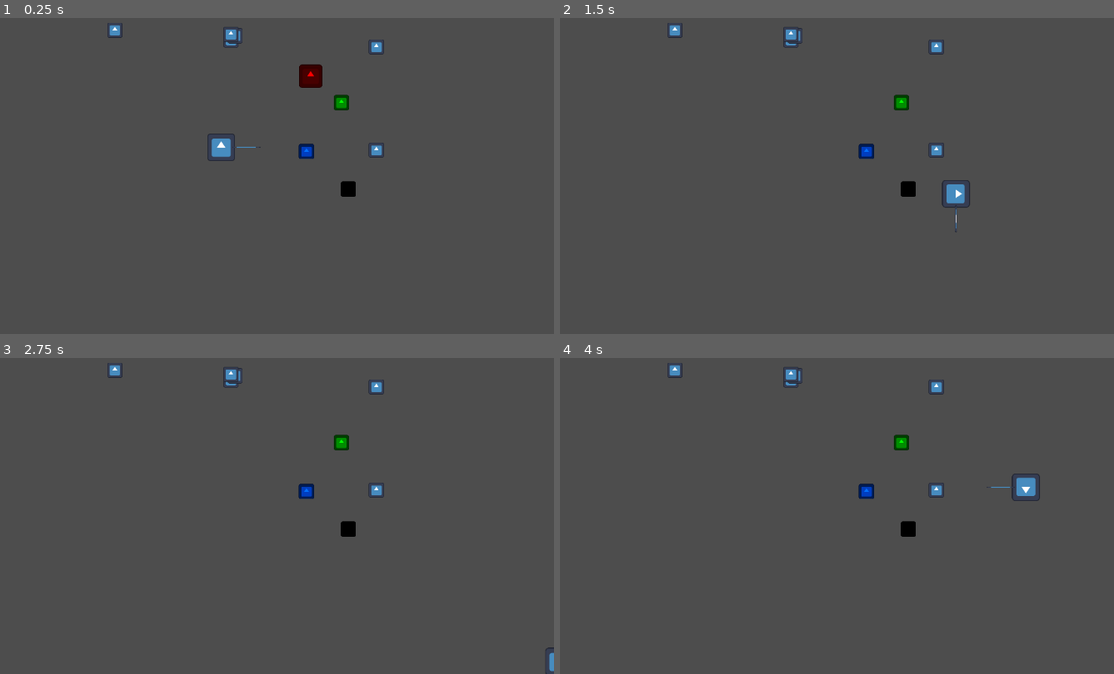
Above: before the commit, frames 1-4 (two rows, left to right).
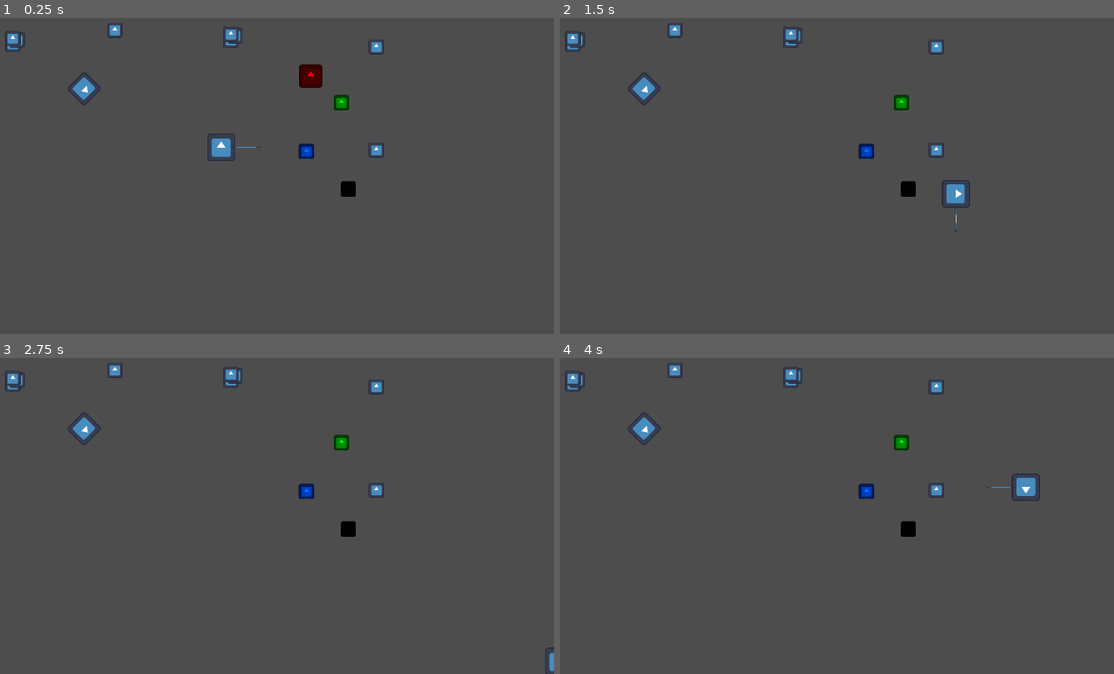
Above: after the commit, the same moments.

Repository: Quackstir/Game-Jam
Game: Godot game, scene res://Levels/MarksTest/PlayerTestScene.tscn
The game is run twice, just before and just after one commit, with the same random seed, the same clock (stepped at 60 frames per second) and the same inputs. This scene is started directly instead of the project's main scene. The engine's default icon, where the game draws it, is replaced by a stand-in: a white triangle on a blue panel in a dark square.
Inputs:
- Up to frame 1 (0.25 s): no input
- Up to frame 2 (1.5 s): hold D (move_right) 0.53-1.28 s; hold E (interact) 0.53-1.28 s; hold S (move_down) from 1.28 s (still down); tap Q (activate_mask) at 1.35 s
- Up to frame 3 (2.75 s): tap E (interact) at 1.55 s; release S (move_down) at 2.03 s; hold D (move_right) from 2.03 s (still down); hold E (interact) from 2.03 s (still down)
- Up to frame 4 (4 s): release D (move_right) at 2.78 s; release E (interact) at 2.78 s; hold W (move_up) 2.78-3.53 s; tap E (interact) at 2.85, 3.8 s; tap Enter at 3.5 s; hold A (move_left) from 3.53 s (still down); hold Q (activate_mask) from 3.53 s (still down)

The runs differ from the first frame. In frame 1, 0.4% of the frame differs, in the area x 0-19%, y 4-28%; in frame 2, 0.4%; in frame 3, 0.4%; in frame 4, 0.4%.

Commit message:
Readding lost changes
-Added Game Manager
-Readding Mcguffin
-Readding loot
-Readding win state

Diff:
--- /dev/null
+++ b/Global Game Jam 2026/GlobalGameJam2026/Common/GameManager/GameManager.tscn
@@ -0,0 +1,6 @@
+[gd_scene format=3 uid="uid://cg1qui2wia7kp"]
+
+[ext_resource type="Script" uid="uid://drdpkqfbcs6e8" path="res://Common/GameManager/game_manager.gd" id="1_3p5n3"]
+
+[node name="GameManager" type="Node" unique_id=1757214506]
+script = ExtResource("1_3p5n3")
--- a/Global Game Jam 2026/GlobalGameJam2026/Common/GameManager/game_manager.gd
+++ b/Global Game Jam 2026/GlobalGameJam2026/Common/GameManager/game_manager.gd
@@ -1,9 +1,15 @@
 class_name GameManager
 extends Node
 
-var score:int = 0:
+var score : int = 0:
 	set(newValue):
 		score = newValue
 		score_change.emit(score)
+		print(score)
 
 signal score_change(new_score:int)
+
+var can_win : bool = false
+
+func _ready() -> void:
+	Global.game_manager = self
--- a/Global Game Jam 2026/GlobalGameJam2026/Common/global.gd
+++ b/Global Game Jam 2026/GlobalGameJam2026/Common/global.gd
@@ -1,3 +1,4 @@
 extends Node
 
 var scene_manager : SceneManager
+var game_manager : GameManager
--- /dev/null
+++ b/Global Game Jam 2026/GlobalGameJam2026/Interactables/Loot/Scenes/loot.tscn
@@ -0,0 +1,30 @@
+[gd_scene format=3 uid="uid://dgi627qih5typ"]
+
+[ext_resource type="Script" uid="uid://beb2ijtkw8nx" path="res://Interactables/Loot/Script/loot.gd" id="1_emsto"]
+[ext_resource type="Texture2D" uid="uid://4q335xxs2p" path="res://icon.svg" id="2_x5d7l"]
+
+[sub_resource type="CircleShape2D" id="CircleShape2D_4j0nx"]
+
+[node name="Loot" type="Area2D" unique_id=1800392239]
+collision_layer = 5
+collision_mask = 5
+script = ExtResource("1_emsto")
+
+[node name="Sprite2D" type="Sprite2D" parent="." unique_id=1576741764]
+position = Vector2(-0.9999999, 0.9999999)
+scale = Vector2(0.085, 0.085)
+texture = ExtResource("2_x5d7l")
+
+[node name="Sprite2D2" type="Sprite2D" parent="." unique_id=804307209]
+position = Vector2(1.9999996, -1.9999996)
+scale = Vector2(0.085, 0.085)
+texture = ExtResource("2_x5d7l")
+
+[node name="Sprite2D3" type="Sprite2D" parent="." unique_id=1400827648]
+position = Vector2(-0.99999917, -2.9999995)
+scale = Vector2(0.085, 0.085)
+texture = ExtResource("2_x5d7l")
+
+[node name="CollisionShape2D" type="CollisionShape2D" parent="." unique_id=1775486428]
+shape = SubResource("CircleShape2D_4j0nx")
+debug_color = Color(0.52825445, 0.5721198, 0, 0.41960785)
--- /dev/null
+++ b/Global Game Jam 2026/GlobalGameJam2026/Interactables/Loot/Scenes/loot_mcguffin.tscn
@@ -0,0 +1,20 @@
+[gd_scene format=3 uid="uid://dsl2gq5vfhptp"]
+
+[ext_resource type="Script" uid="uid://ctbqjr1u1f0vi" path="res://Interactables/Loot/Script/loot_mcguffin.gd" id="1_iqbv7"]
+[ext_resource type="Texture2D" uid="uid://4q335xxs2p" path="res://icon.svg" id="2_becop"]
+
+[sub_resource type="CircleShape2D" id="CircleShape2D_4j0nx"]
+
+[node name="Loot" type="Area2D" unique_id=1800392239]
+collision_layer = 5
+collision_mask = 5
+script = ExtResource("1_iqbv7")
+
+[node name="Sprite2D3" type="Sprite2D" parent="." unique_id=1400827648]
+rotation = 2.3561945
+scale = Vector2(0.14, 0.14)
+texture = ExtResource("2_becop")
+
+[node name="CollisionShape2D" type="CollisionShape2D" parent="." unique_id=1775486428]
+shape = SubResource("CircleShape2D_4j0nx")
+debug_color = Color(0.52825445, 0.5721198, 0, 0.41960785)
--- a/Global Game Jam 2026/GlobalGameJam2026/Interactables/Loot/Script/loot.gd
+++ b/Global Game Jam 2026/GlobalGameJam2026/Interactables/Loot/Script/loot.gd
@@ -1,8 +1,15 @@
 class_name Loot
 extends Interactable
+
+func _ready() -> void:
+	can_interact = false
 
 func on_interact(player:PlayerController) -> void:
 	super(player)
 	reparent(player)
 	position = Vector2.ZERO
 	monitorable = false
+
+func activate() -> void:
+	Global.game_manager.score += 10
+	queue_free()
--- /dev/null
+++ b/Global Game Jam 2026/GlobalGameJam2026/Interactables/Loot/Script/loot_mcguffin.gd
@@ -0,0 +1,9 @@
+class_name LootMcguffin
+extends Loot
+
+func _ready() -> void:
+	can_interact = true
+
+func on_interact(player:PlayerController) -> void:
+	super(player)
+	Global.game_manager.can_win = true
--- a/Global Game Jam 2026/GlobalGameJam2026/Interactables/_Base/interactable.gd
+++ b/Global Game Jam 2026/GlobalGameJam2026/Interactables/_Base/interactable.gd
@@ -1,6 +1,10 @@
 class_name Interactable
 extends Area2D
 
+var can_interact : bool = true
 
 func on_interact(_player:PlayerController) -> void:
 	print("I'm being interacted with")
+
+func activate() -> void:
+	pass
--- a/Global Game Jam 2026/GlobalGameJam2026/Levels/MarksTest/PlayerTestScene.tscn
+++ b/Global Game Jam 2026/GlobalGameJam2026/Levels/MarksTest/PlayerTestScene.tscn
@@ -4,10 +4,13 @@
 [ext_resource type="Script" uid="uid://b1ekxsjmcpnkn" path="res://Interactables/_Base/interactable.gd" id="2_b3n0l"]
 [ext_resource type="Texture2D" uid="uid://4q335xxs2p" path="res://icon.svg" id="3_teqxm"]
 [ext_resource type="PackedScene" uid="uid://cfeltdrkt2o5t" path="res://Interactables/Masks/Scenes/mask.tscn" id="4_b3n0l"]
-[ext_resource type="Script" uid="uid://beb2ijtkw8nx" path="res://Interactables/Loot/Script/loot.gd" id="4_t6nnd"]
+[ext_resource type="PackedScene" uid="uid://dgi627qih5typ" path="res://Interactables/Loot/Scenes/loot.tscn" id="4_hsf1l"]
 [ext_resource type="PackedScene" uid="uid://cqyettnmgof3d" path="res://Interactables/Masks/Scenes/mask_statue.tscn" id="6_q6tp2"]
 [ext_resource type="PackedScene" uid="uid://j4c0f1dingol" path="res://Interactables/Masks/Scenes/mask_cop_projectile.tscn" id="7_sytug"]
 [ext_resource type="PackedScene" uid="uid://c88oye8lcig6o" path="res://Interactables/Masks/Scenes/mask_cop.tscn" id="7_t6nnd"]
+[ext_resource type="PackedScene" uid="uid://bg162tgqy5ej2" path="res://Player/Scenes/win_state_area.tscn" id="9_hsf1l"]
+[ext_resource type="PackedScene" uid="uid://dsl2gq5vfhptp" path="res://Interactables/Loot/Scenes/loot_mcguffin.tscn" id="10_4332f"]
+[ext_resource type="PackedScene" uid="uid://cg1qui2wia7kp" path="res://Common/GameManager/GameManager.tscn" id="11_bmwua"]
 
 [sub_resource type="CircleShape2D" id="CircleShape2D_4j0nx"]
 
@@ -33,30 +36,11 @@
 shape = SubResource("CircleShape2D_4j0nx")
 debug_color = Color(0.52825445, 0.5721198, 0, 0.41960785)
 
-[node name="Loot" type="Area2D" parent="." unique_id=843699104]
+[node name="Loot" parent="." unique_id=1800392239 instance=ExtResource("4_hsf1l")]
 position = Vector2(8, -78)
-collision_layer = 5
-collision_mask = 5
-script = ExtResource("4_t6nnd")
 
-[node name="Sprite2D" type="Sprite2D" parent="Loot" unique_id=568135536]
-position = Vector2(-0.9999999, 0.9999999)
-scale = Vector2(0.085, 0.085)
-texture = ExtResource("3_teqxm")
-
-[node name="Sprite2D2" type="Sprite2D" parent="Loot" unique_id=1549040553]
-position = Vector2(1.9999996, -1.9999996)
-scale = Vector2(0.085, 0.085)
-texture = ExtResource("3_teqxm")
-
-[node name="Sprite2D3" type="Sprite2D" parent="Loot" unique_id=1343232765]
-position = Vector2(-0.99999917, -2.9999995)
-scale = Vector2(0.085, 0.085)
-texture = ExtResource("3_teqxm")
-
-[node name="CollisionShape2D" type="CollisionShape2D" parent="Loot" unique_id=683723590]
-shape = SubResource("CircleShape2D_4j0nx")
-debug_color = Color(0.52825445, 0.5721198, 0, 0.41960785)
+[node name="Loot2" parent="." unique_id=1117887579 instance=ExtResource("4_hsf1l")]
+position = Vector2(-148, -75)
 
 [node name="Mask" parent="." unique_id=225643898 instance=ExtResource("4_b3n0l")]
 position = Vector2(111, 2)
@@ -85,3 +69,11 @@
 
 [node name="MaskCop" parent="." unique_id=1571880158 instance=ExtResource("7_t6nnd")]
 position = Vector2(61, 3)
+
+[node name="WinStateArea" parent="." unique_id=993888251 instance=ExtResource("9_hsf1l")]
+position = Vector2(-166, 52)
+
+[node name="Loot3" parent="." unique_id=1390480631 instance=ExtResource("10_4332f")]
+position = Vector2(-98, -42)
+
+[node name="GameManager" parent="." unique_id=1757214506 instance=ExtResource("11_bmwua")]
--- /dev/null
+++ b/Global Game Jam 2026/GlobalGameJam2026/Levels/MarksTest/WinScene.tscn
@@ -0,0 +1,25 @@
+[gd_scene format=3 uid="uid://kfaq4sudprsu"]
+
+[node name="WinScene" type="Control" unique_id=1465237980]
+layout_mode = 3
+anchors_preset = 15
+anchor_right = 1.0
+anchor_bottom = 1.0
+grow_horizontal = 2
+grow_vertical = 2
+
+[node name="CanvasLayer" type="CanvasLayer" parent="." unique_id=1912213613]
+
+[node name="Label" type="Label" parent="CanvasLayer" unique_id=1453793295]
+anchors_preset = 15
+anchor_right = 1.0
+anchor_bottom = 1.0
+offset_right = 2.0
+offset_bottom = -3.0
+grow_horizontal = 2
+grow_vertical = 2
+size_flags_horizontal = 3
+size_flags_vertical = 3
+text = "gamers"
+horizontal_alignment = 1
+vertical_alignment = 1
--- /dev/null
+++ b/Global Game Jam 2026/GlobalGameJam2026/Player/Scenes/win_state_area.tscn
@@ -0,0 +1,15 @@
+[gd_scene format=3 uid="uid://bg162tgqy5ej2"]
+
+[ext_resource type="Script" uid="uid://bqiy2tv8llwf3" path="res://Player/Scripts/win_state_area.gd" id="1_wue1c"]
+
+[sub_resource type="RectangleShape2D" id="RectangleShape2D_w2f1f"]
+size = Vector2(158, 137)
+
+[node name="WinStateArea" type="Area2D" unique_id=993888251]
+script = ExtResource("1_wue1c")
+
+[node name="CollisionShape2D" type="CollisionShape2D" parent="." unique_id=615141977]
+shape = SubResource("RectangleShape2D_w2f1f")
+debug_color = Color(0.8851074, 0.00030861437, 0.81021637, 0.41960785)
+
+[connection signal="body_entered" from="." to="." method="_on_body_entered"]
--- a/Global Game Jam 2026/GlobalGameJam2026/Player/Scripts/player_controller.gd
+++ b/Global Game Jam 2026/GlobalGameJam2026/Player/Scripts/player_controller.gd
@@ -1,18 +1,18 @@
 class_name PlayerController
 extends CharacterBody2D
 
-@export var movement_speed:float = 200
-var _movement_input:Vector2
+@export var movement_speed : float = 200
+var _movement_input : Vector2
 
-var _current_interactable:Interactable
-var _current_mask:Mask
+var _current_interactable : Interactable
+var _current_mask : Mask
 
-var is_detectable:bool:
+var is_detectable : bool:
 	set(newValue):
 		is_detectable = newValue
 		sprite_2d.visible = is_detectable
 
-@onready var sprite_2d: Sprite2D = $Sprite2D
+@onready var sprite_2d : Sprite2D = $Sprite2D
 
 signal on_movement(is_moving)
 
@@ -37,7 +37,6 @@
 	var _horizontal_movement:float = Input.get_action_raw_strength("move_right") - Input.get_action_raw_strength("move_left")
 	var _vertical_movement:float = Input.get_action_raw_strength("move_down") - Input.get_action_raw_strength("move_up")
 	_movement_input = Vector2(_horizontal_movement,_vertical_movement)
-
 
 	var _total_movement:float = _movement_input.x + _movement_input.y
 	var _is_moving:bool = _total_movement != 0
@@ -75,8 +74,15 @@
 
 
 func _on_detect_interactables_area_entered(area: Area2D) -> void:
-	if area is Interactable:
+	if area is not Interactable:
+		return
+
+	var _interactable : Interactable = area as Interactable
+
+	if _interactable.can_interact:
 		_current_interactable = area
+	else:
+		_interactable.activate()
 
 
 func _on_detect_interactables_area_exited(area: Area2D) -> void:
--- /dev/null
+++ b/Global Game Jam 2026/GlobalGameJam2026/Player/Scripts/win_state_area.gd
@@ -0,0 +1,6 @@
+extends Area2D
+
+func _on_body_entered(body: Node2D) -> void:
+	if body is PlayerController and Global.game_manager.can_win:
+		print("Massive W in the chat")
+		Global.scene_manager.change_hud_scene("res://Levels/MarksTest/WinScene.tscn")
Not shown, added: Global Game Jam 2026/GlobalGameJam2026/Interactables/Loot/Script/loot_mcguffin.gd.uid
Not shown, added: Global Game Jam 2026/GlobalGameJam2026/Player/Scripts/win_state_area.gd.uid
